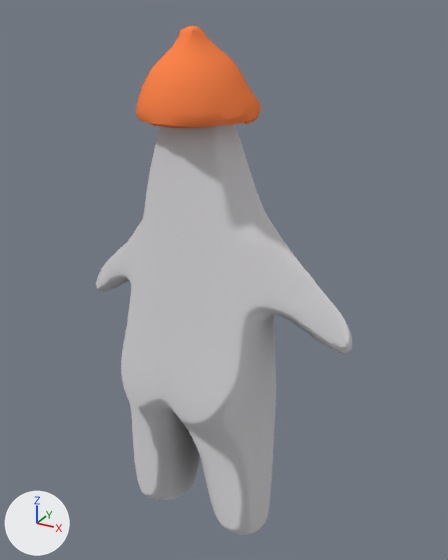
Two versions of the Blender file blend/character.blend, one commit apart.
One viewpoint serves both versions: a 50 mm lens placed at (0.471, -0.778, 0.851), pointed at (0.027, 0.03, 0.447). Every picture has the same lights, and +X, +Y and +Z are marked at lower left.

The scene before the commit, as lines of its bpy script (objects in view):
```python
mat_material_001 = bpy.data.materials.new('Material.001')
mat_material_001.use_nodes = True; mat_material_001.node_tree.nodes.clear()
_N = mat_material_001.node_tree.nodes; _L = mat_material_001.node_tree.links
n0 = _N.new('ShaderNodeOutputMaterial'); n0.name = 'Material Output'
n1 = _N.new('ShaderNodeAmbientOcclusion'); n1.name = 'Ambient Occlusion'
n1.samples = 88
n1.only_local = True
n1.inputs[0].default_value = (0.703, 0.693, 0.713, 1.0)  # 'Color', light grey #dad9dc
n2 = _N.new('ShaderNodeBsdfToon'); n2.name = 'Toon BSDF'
n2.inputs[1].default_value = 0.921  # 'Size'
_L.new(n2.outputs[0], n0.inputs[0])  # 'BSDF' to 'Surface'
_L.new(n1.outputs[0], n2.inputs[0])  # 'Color' to 'Color'
mat_material_002 = diffuse_material('Material.002')
mat_material_002.base_color = (1.0, 0.238, 0.075)  # orange #ff864d
me_mesh = bpy.data.meshes.new('Mesh')
me_mesh.from_pydata(...)  # 4426 vertices, 4447 faces; spans x -0.245..0.243, y -0.1..0.119, z 0.0..0.737
me_mesh.polygons.foreach_set('use_smooth', [True] * 4447)
me_mesh.materials.append(mat_material_001)
me_mesh_001 = bpy.data.meshes.new('Mesh.001')
me_mesh_001.from_pydata(...)  # 942 vertices, 922 faces; spans x -0.089..0.089, y -0.092..0.117, z 0.701..0.829
me_mesh_001.polygons.foreach_set('use_smooth', [True] * 922)
me_mesh_001.materials.append(mat_material_002)  # orange #ff864d
ob_hat = bpy.data.objects.new('Hat', me_mesh_001)
ob_hat.location = (0.0, 0.0, 0.0)
ob_idontgetpaidenoughforthis_remeshed = bpy.data.objects.new('IDontGetPaidEnoughForThis Remeshed', me_mesh)
ob_idontgetpaidenoughforthis_remeshed.location = (0.0, 0.0, 0.0)
ob_idontgetpaidenoughforthis_remeshed.rotation_euler = (0.0, 0.0, 3.142)  # degrees (0, 0, 180)
```
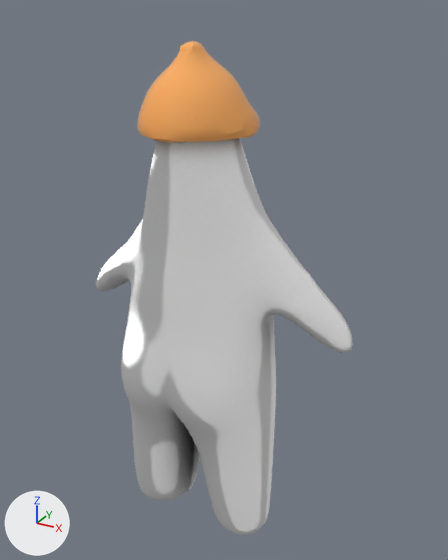
Edits to the bpy script that builds the scene:
```text
Add img_hattexture:
    img_hattexture = load_image('HatTexture', 'tex/HatTexture_Baked.png', 128, 128, 'sRGB')
Add img_friendtexture:
    img_friendtexture = load_image('FriendTexture', 'tex/FriendTexture_Baked.png', 512, 512, 'sRGB')
Change mat_material_001:
    remove # nodes: AmbientOcclusion, BsdfToon, OutputMaterial
    remove # colours: light grey #dad9dc
    nodes: AmbientOcclusion, BsdfToon, OutputMaterial, TexImage, UVMap
    uses the picture img_friendtexture
Change mat_material_002:
    remove mat_material_002.base_color = (1.0, 0.238, 0.075)  # orange #ff864d
    mat_material_002: diffuse_material('Material.002') -> principled_material('Material.002')
    add mat_material_002.texture = img_hattexture
    mat_material_002.roughness: 0.5 -> 0.0
Change me_mesh_001:
    used by ob_hat; location = (0.0, 0.0, 0.0)
    remove me_mesh_001.from_pydata(...)  # 942 vertices, 922 faces; spans x -0.089..0.089, y -0.092..0.117, z 0.701..0.829
    add me_mesh_001.from_pydata(...)  # 942 vertices, 922 faces; spans x -0.089..0.089, y -0.092..0.117, z -0.017..0.111
    me_mesh_001 part 1: the whole mesh is moved by (0.0, 0.0, -0.718)
    me_mesh_001 part 2: texture (UV) coordinates changed
Change ob_hat:
    ob_hat.location: (0.0, 0.0, 0.0) -> (0.0, 0.0, 0.699)
```

Where the change shows, as pixel boxes [x1, y1, x2, y2] in the pictures (448 x 560 px; the box of a moved part takes in the faces that stretch with it):
'Hat', surface changed, moved (brown to orange)
    before: [136, 25, 261, 128]
    after: [137, 41, 260, 143]
part 1 of me_mesh_001, moved or reshaped
    before: [136, 25, 261, 128]
    after: [137, 41, 260, 143]
